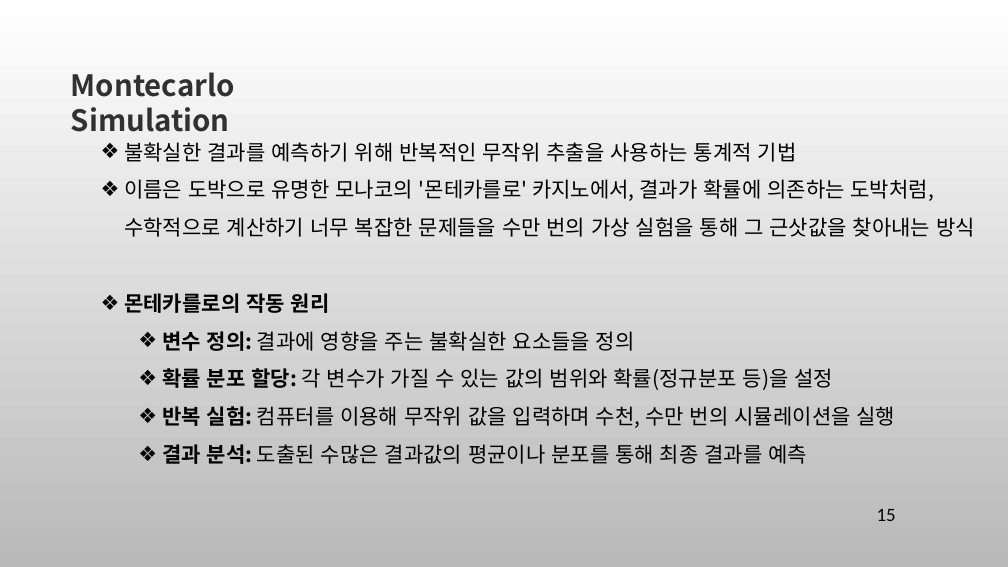
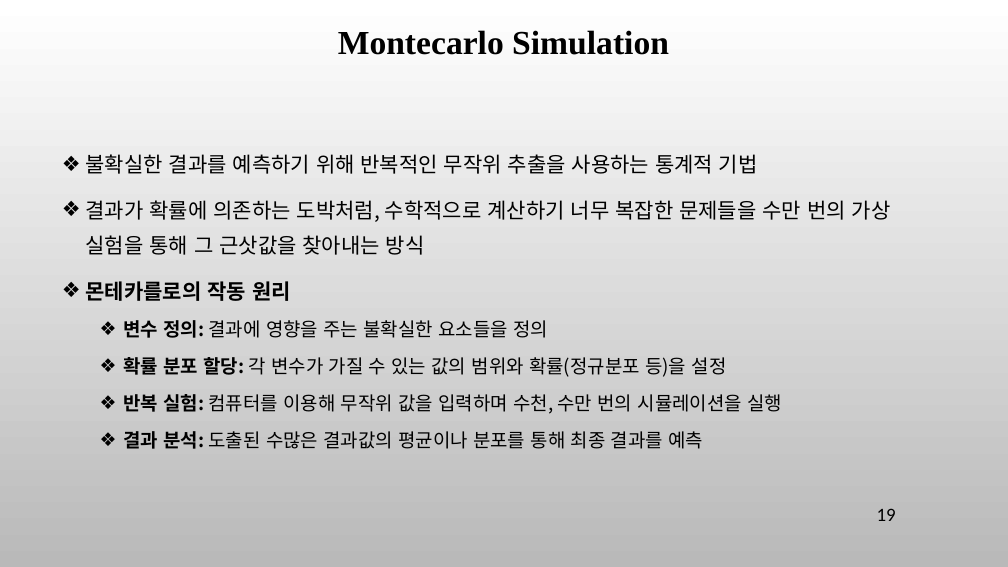
Before and after one commit to ancestor9/mathematics-for-machine-learning, a slide deck: slide 19 of 8_Modeling & Simulation.pptx (slide 15 before the commit). Drawn at 1008x567 pixels with LibreOffice and Linux fonts; fonts in the diff are those of the drawing; background and template pictures are left out. Boxes give left, top, right and bottom in pixels: in the first picture for what was removed or moved away, otherwise in the second. Text is boxed around its words. In the diff, an @@ line names an element or a change of style, - is before the commit and + after.

```diff
--- a/8_Modeling & Simulation.pptx
+++ b/8_Modeling & Simulation.pptx
@@ title "Montecarlo Simulation": place and size @@
-title "Montecarlo Simulation" at [71,72,235,132]
+title "Montecarlo Simulation" at [338,30,669,55]
@@ title "Montecarlo Simulation" at [338,30,669,55]: size 28 to 32 pt, font Noto Sans CJK KR to Times New Roman, text colour #313131 to #000000; alignment left to centre; line spacing 1 to 0.9; vertical alignment top to middle @@
@@ text "불확실한 결과를 예측하기 위해 반복적인 ...": place and size @@
-text "불확실한 결과를 예측하기 위해 반복적인 ..." at [124,142,975,464]
+text "불확실한 결과를 예측하기 위해 반복적인 ..." at [86,154,891,449]
@@ text at [86,154,782,449]: size 20 to 18 pt in "변수 정의: 결과에 영향을 주는 불확실한 요소들을 ...", "확률 분포 할당: 각 변수가 가질 수 ...", "반복 실험: 컴퓨터를 이용해 무작위 값을 입력하며 ...", "결과 분석: 도출된 수많은 결과값의 평균이나 분포를 ..."; line spacing 1.5 to 1.4; more space between paragraphs @@
@@ text at [86,200,891,255]: text changed @@
-❖ 이름은 도박으로 유명한 모나코의 '몬테카를로' 카지노에서, 결과가 확률에 의존하는 도박처럼, 수학적으로 계산하기 너무 복잡한 문제들을 수만 번의 가상 실험을 통해 그 근삿값을 찾아내는 방식
+❖ 결과가 확률에 의존하는 도박처럼, 수학적으로 계산하기 너무 복잡한 문제들을 수만 번의 가상 실험을 통해 그 근삿값을 찾아내는 방식
@@ page number at [877,508,896,521]: text changed @@
-15
+19
```
Also in this commit, not shown: 11 other slides changed, 8 slides added, 2 slides removed.
